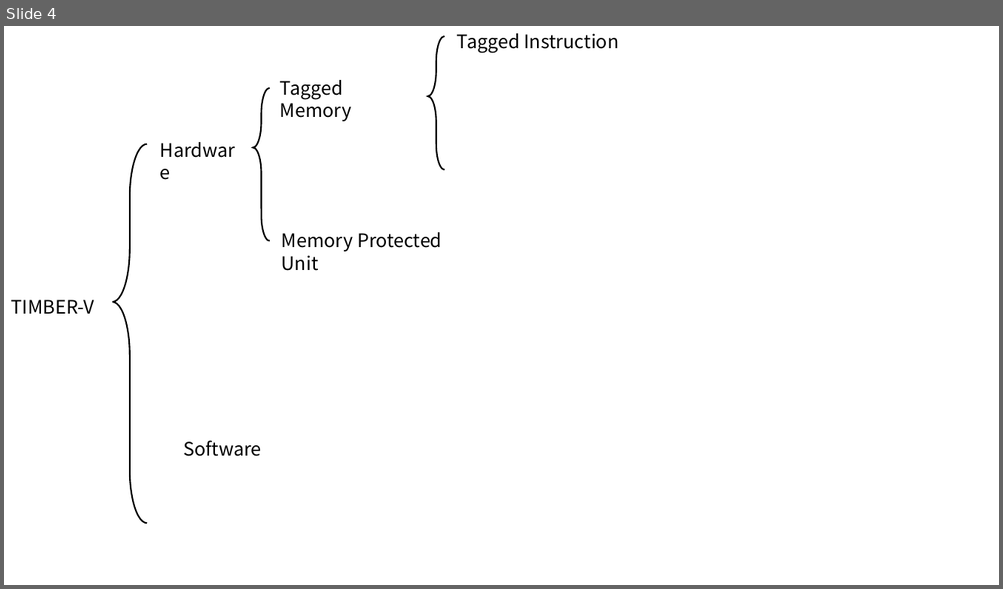
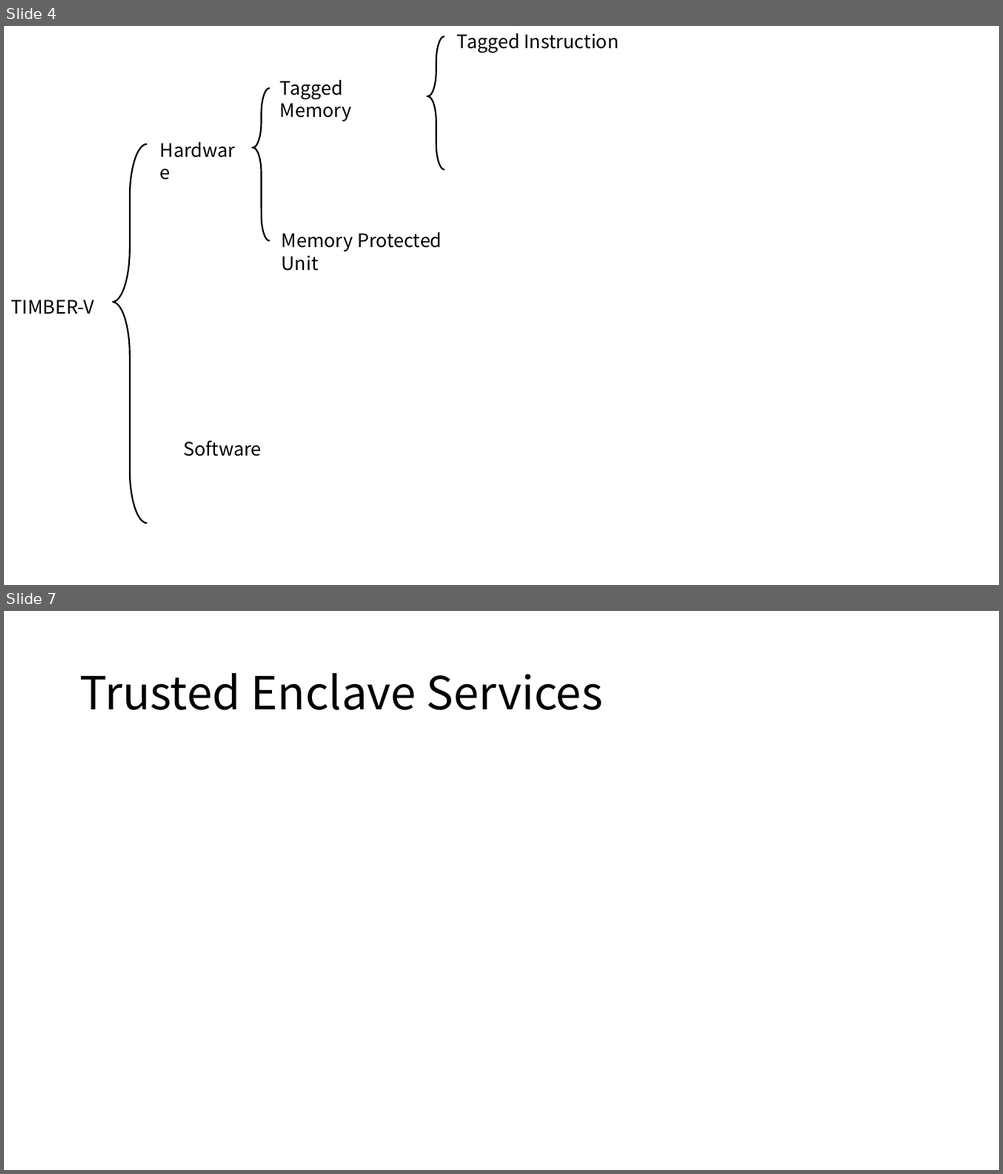
Before and after one commit to Bemfool/SUNFLOWER, a slide deck: 新建 Microsoft PowerPoint 演示文稿.pptx. Shown one above the other, each under a label of ours: slide 4 before the commit, slides 4 and 7 after it; the slides between them are not shown. The pictures are 1003x589 and 1003x1174 pixels, drawn with LibreOffice and Linux fonts; fonts in the diff are those of the drawing; grey boxes stand for pictures. Boxes give left, top, right and bottom in pixels: in the first picture for what was removed or moved away, otherwise in the second. Text is boxed around its words. In the diff, an @@ line names an element or a change of style, - is before the commit and + after.

Commit message:
Add files via upload
Add Enclave part(dyx).

```diff
--- a/新建 Microsoft PowerPoint 演示文稿.pptx
+++ b/新建 Microsoft PowerPoint 演示文稿.pptx
@@ slide 7 added at bbox=[4, 611, 999, 1170], background #FFFFFF @@
@@ title added at bbox=[79, 673, 603, 710], 44 pt, text #000000 @@
+Trusted Enclave Services
```
Also in this commit, not shown: 4 other slides added, 1 slide removed.
